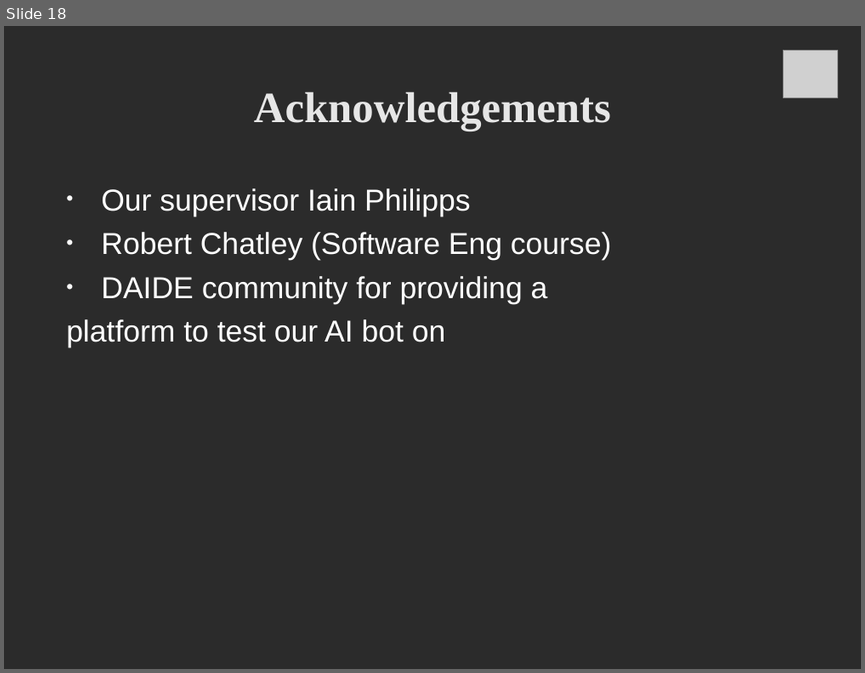
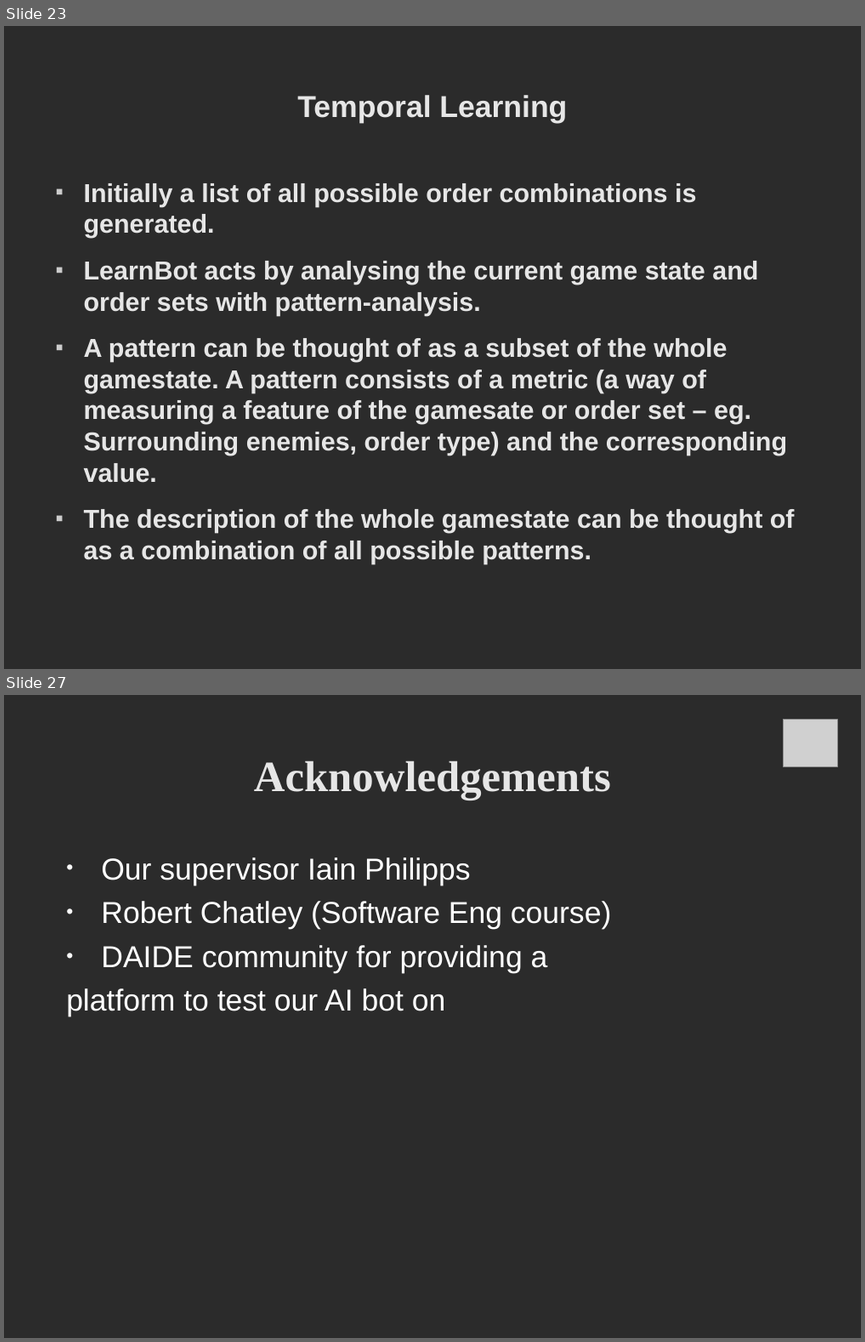
Before and after one commit to deltaluca/flappy, a slide deck: Presentation/ProjectDemonstration.odp. Shown one above the other, each under a label of ours: slide 18 before the commit, slides 23 and 27 after it; the slides between them are not shown. The pictures are 865x673 and 865x1342 pixels, drawn with LibreOffice and Linux fonts; fonts in the diff are those of the drawing; grey boxes stand for pictures; background and template pictures are left out; a plain dark background stands for a picture behind light text. Boxes give left, top, right and bottom in pixels: in the first picture for what was removed or moved away, otherwise in the second. Text is boxed around its words. In the diff, an @@ line names an element or a change of style, - is before the commit and + after.

```diff
--- a/Presentation/ProjectDemonstration.odp
+++ b/Presentation/ProjectDemonstration.odp
@@ slide 23 added at bbox=[4, 26, 861, 669], background picture (left out) @@
@@ title added at bbox=[297, 95, 567, 123], 28 pt, text #E6E6E6, bold @@
+Temporal Learning
@@ text added at bbox=[84, 183, 794, 564], 24 pt, text #E6E6E6, bold @@
+■ Initially a list of all possible order combinations is generated.
+■ LearnBot acts by analysing the current game state and order sets with pattern-analysis.
+■ A pattern can be thought of as a subset of the whole gamestate. A pattern consists of a metric (a way of measuring a feature of the gamesate or order set – eg. Surrounding enemies, order type) and the corresponding value.
+■ The description of the whole gamestate can be thought of as a combination of all possible patterns.
@@ what was slide 18 is now slide 27 @@
```
Also in this commit, not shown: 10 slides changed, 13 other slides added, 5 slides removed.
